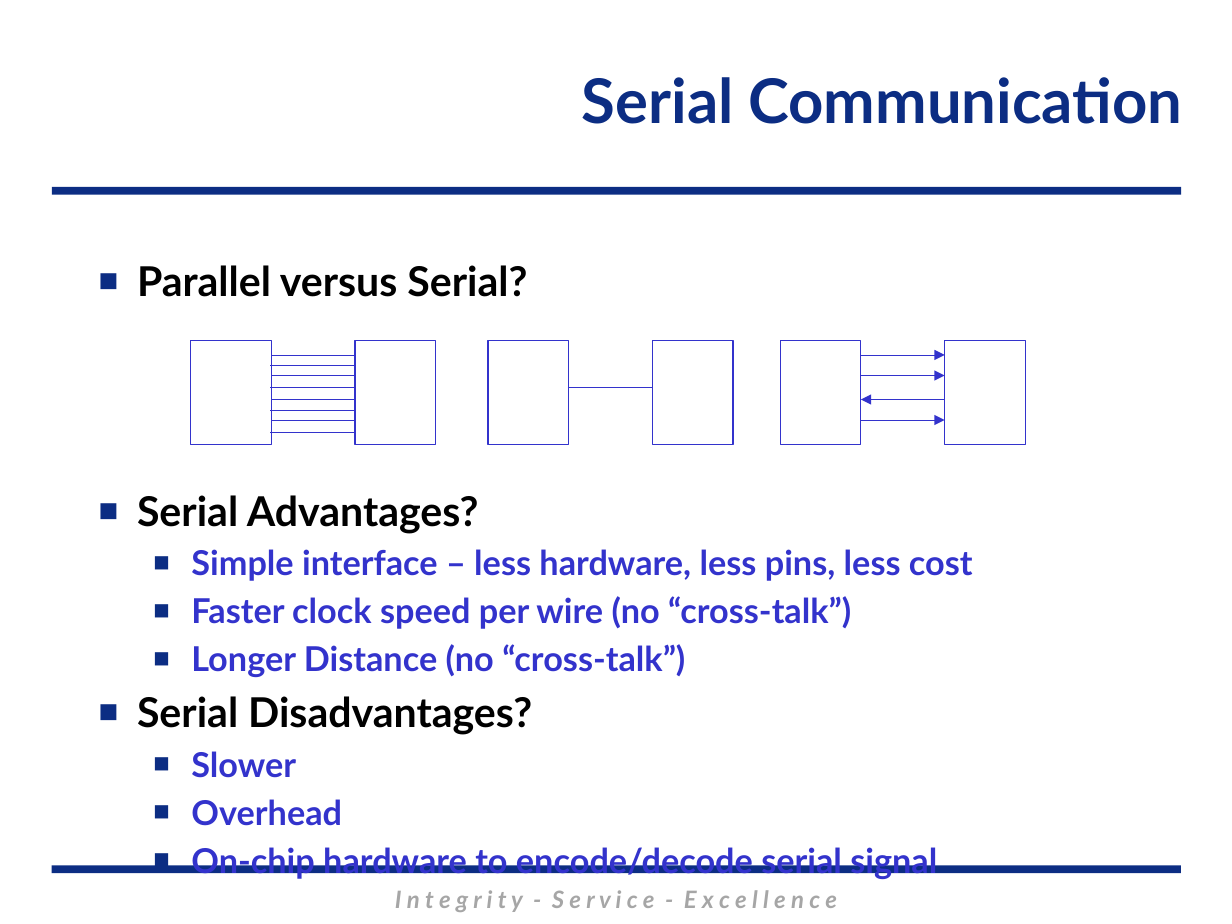
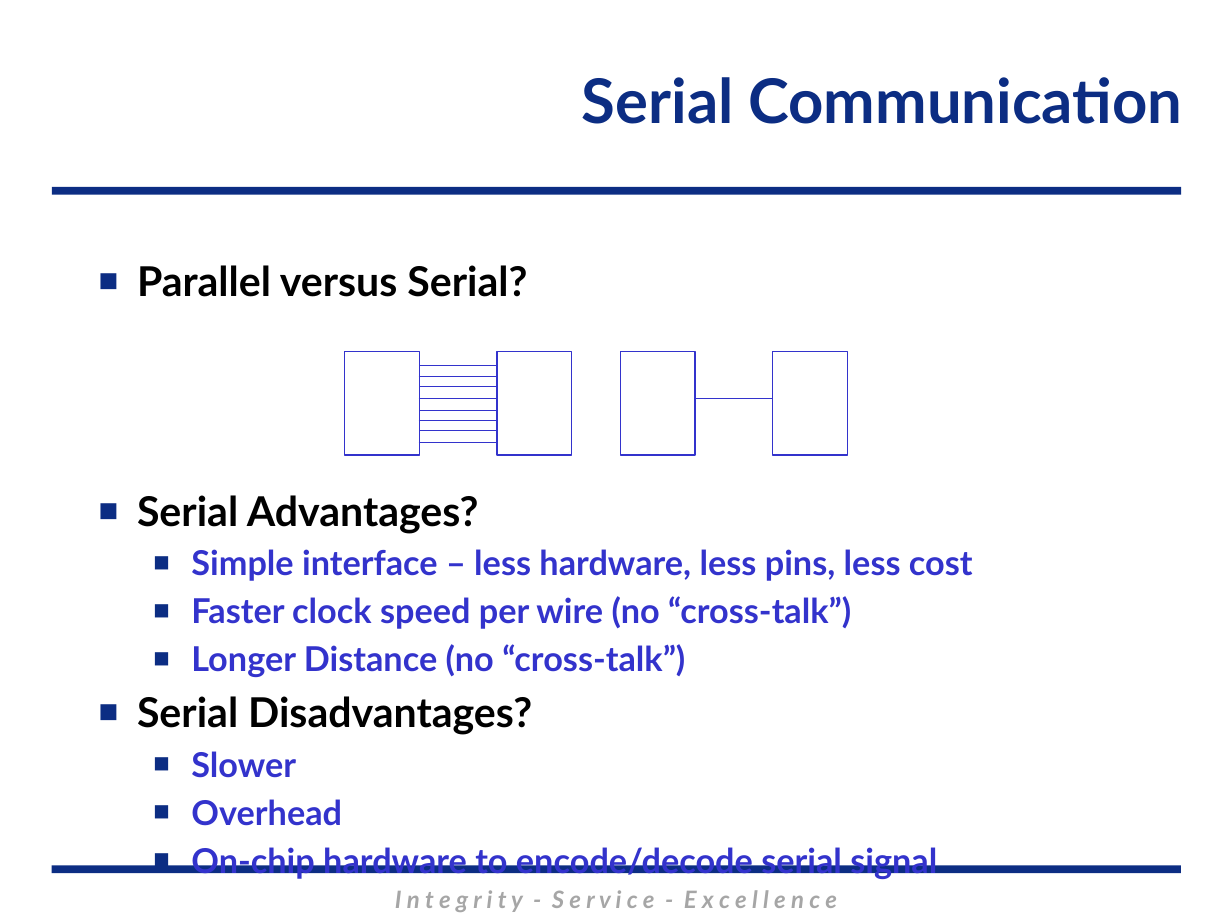
Before and after one commit to MarsUniversity/ECE382, a slide deck: slide 4 of source/lessons/lsn32-33-34/Lsn32-33-34.pptx. Drawn at 1232x924 pixels with LibreOffice and Linux fonts; fonts in the diff are those of the drawing; background and template pictures are left out. Boxes give left, top, right and bottom in pixels: in the first picture for what was removed or moved away, otherwise in the second. Text is boxed around its words. In the diff, an @@ line names an element or a change of style, - is before the commit and + after.

```diff
--- a/source/lessons/lsn32-33-34/Lsn32-33-34.pptx
+++ b/source/lessons/lsn32-33-34/Lsn32-33-34.pptx
@@ rectangle resized from (x1=355, y1=341, x2=435, y2=445) to (x1=345, y1=351, x2=420, y2=455) @@
@@ rectangle resized from (x1=488, y1=341, x2=568, y2=445) to (x1=496, y1=351, x2=572, y2=455) @@
@@ rectangle resized from (x1=653, y1=341, x2=733, y2=445) to (x1=620, y1=351, x2=695, y2=455) @@
@@ rectangle resized from (x1=780, y1=341, x2=860, y2=445) to (x1=772, y1=351, x2=848, y2=455) @@
@@ line moved from (271, 366) - (355, 366) to (419, 366) - (496, 366) @@
@@ line moved from (271, 376) - (355, 376) to (419, 376) - (496, 376) @@
@@ line moved from (271, 388) - (355, 388) to (419, 386) - (496, 386) @@
@@ line moved from (271, 410) - (355, 410) to (419, 410) - (496, 410) @@
@@ line moved from (271, 399) - (355, 399) to (419, 398) - (496, 398) @@
@@ line moved from (568, 388) - (652, 388) to (695, 398) - (772, 398) @@
@@ line moved from (271, 420) - (355, 420) to (419, 421) - (496, 421) @@
@@ line moved from (271, 432) - (355, 432) to (419, 431) - (496, 431) @@
@@ line moved from (271, 355) - (355, 355) to (419, 442) - (496, 442) @@
@@ group removed at (x1=191, y1=341, x2=1025, y2=445): 4 arrows, 2 rectangles @@
```
Also in this commit, not shown: 8 other slides changed, 9 slides added, 3 slides removed.
